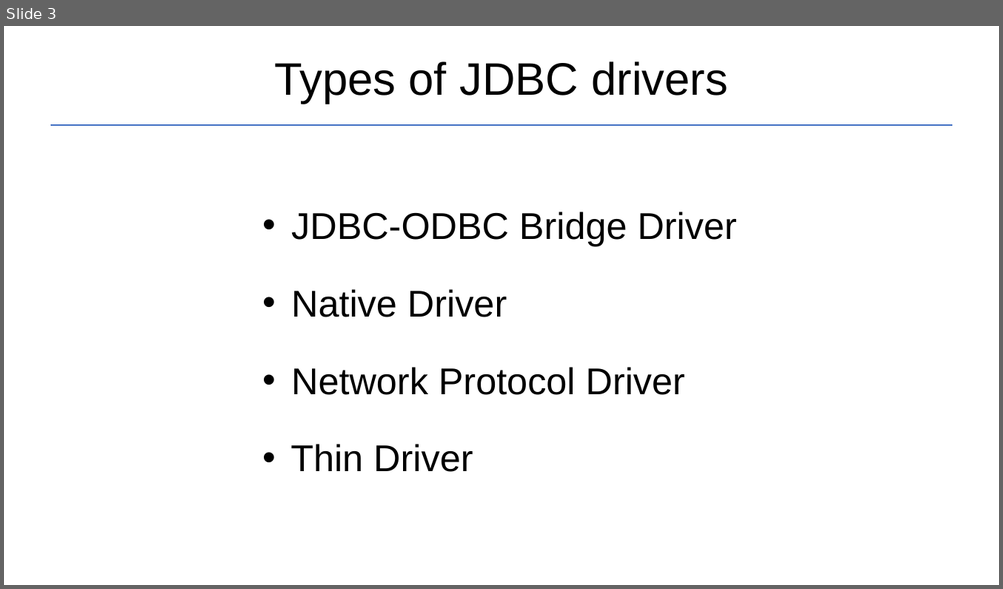
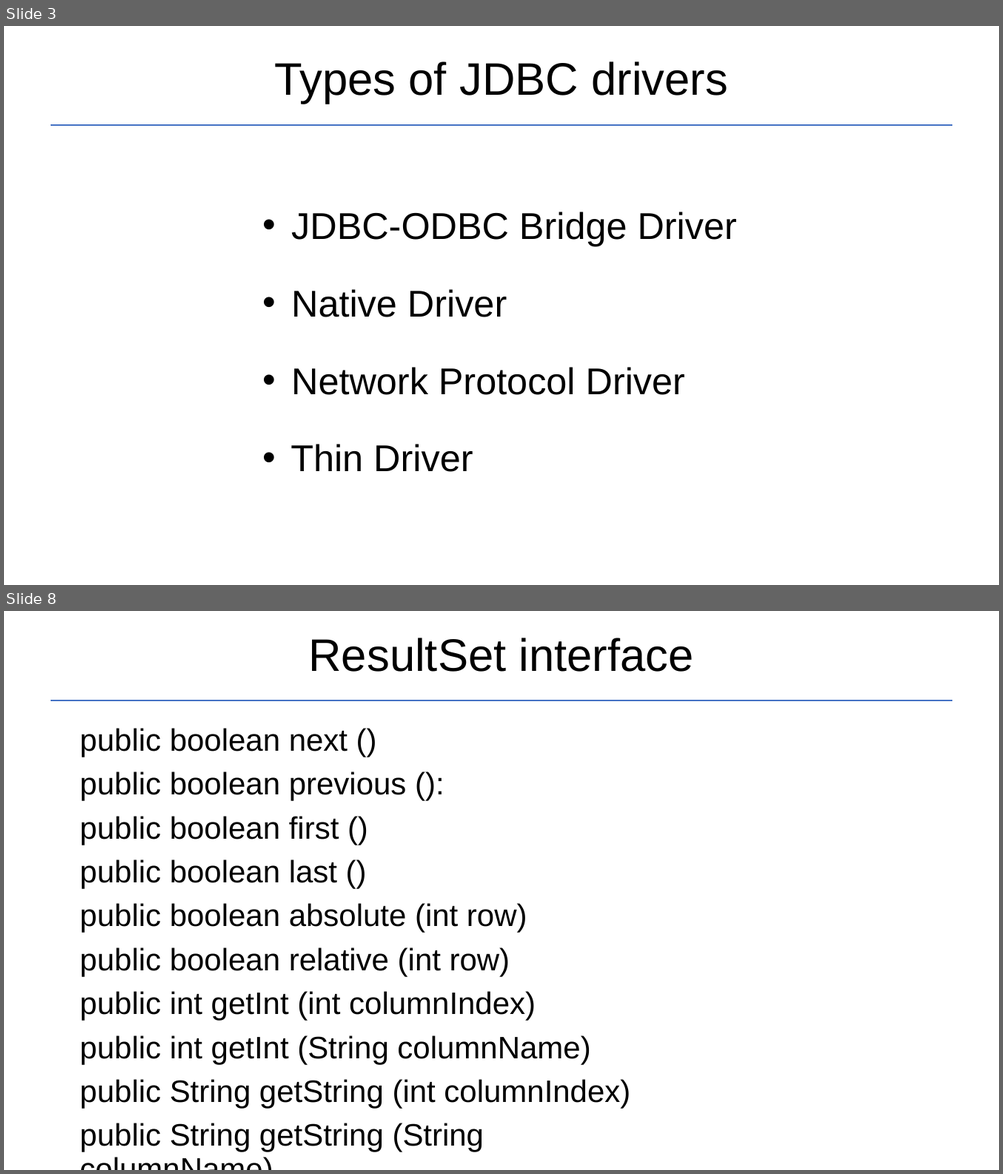
Before and after one commit to Garnik94/Levelup_presentations, a slide deck: JDBC/JDBC_Presentation.pptx. Shown one above the other, each under a label of ours: slide 3 before the commit, slides 3 and 8 after it; the slides between them are not shown. The pictures are 1003x589 and 1003x1174 pixels, drawn with LibreOffice and Linux fonts; fonts in the diff are those of the drawing. Boxes give left, top, right and bottom in pixels: in the first picture for what was removed or moved away, otherwise in the second. Text is boxed around its words. In the diff, an @@ line names an element or a change of style, - is before the commit and + after.

```diff
--- a/JDBC/JDBC_Presentation.pptx
+++ b/JDBC/JDBC_Presentation.pptx
@@ slide 8 added at bbox=[4, 611, 999, 1170], background #FFFFFF @@
@@ title added at bbox=[309, 638, 693, 672], 44 pt, text #000000 @@
+ResultSet interface
@@ line added from (51, 701) to (952, 701), #4472C4 1.5 pt @@
@@ text added at bbox=[79, 728, 630, 1153], 30 pt, text #000000 @@
+public boolean next ()
+public boolean previous ():
+public boolean first ()
+public boolean last ()
+public boolean absolute (int row)
+public boolean relative (int row)
+public int getInt (int columnIndex)
+public int getInt (String columnName)
+public String getString (int columnIndex)
+public String getString (String columnName)
```
Also in this commit, not shown: 3 slides changed, 3 other slides added, 1 other file.
